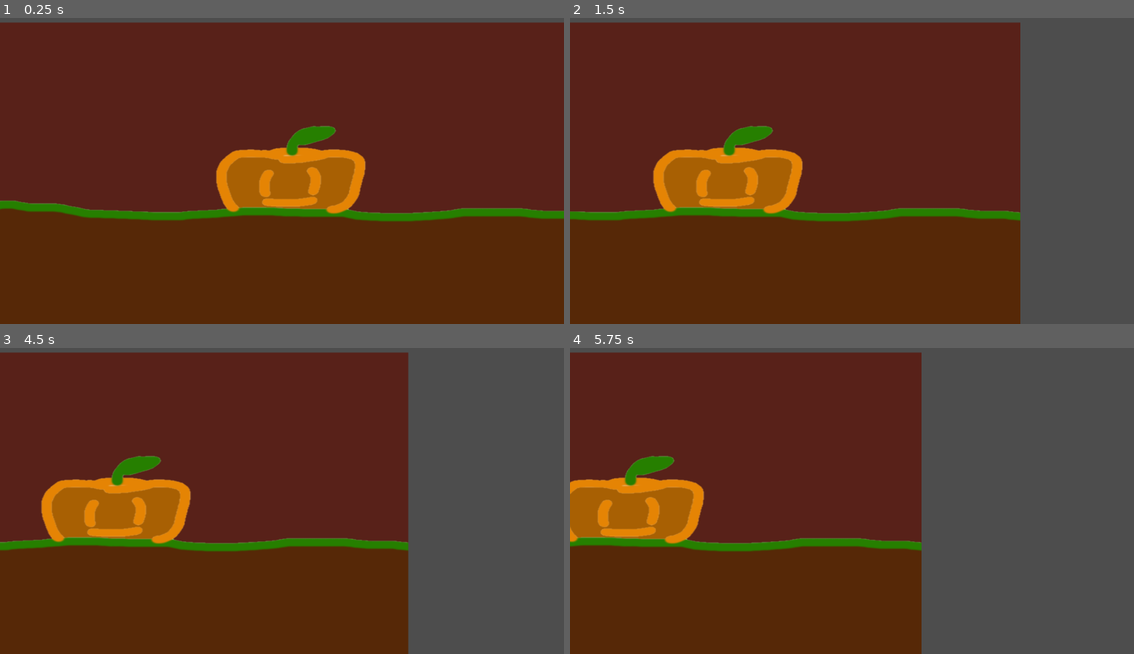
Above: before the commit, frames 1-4 (two rows, left to right).
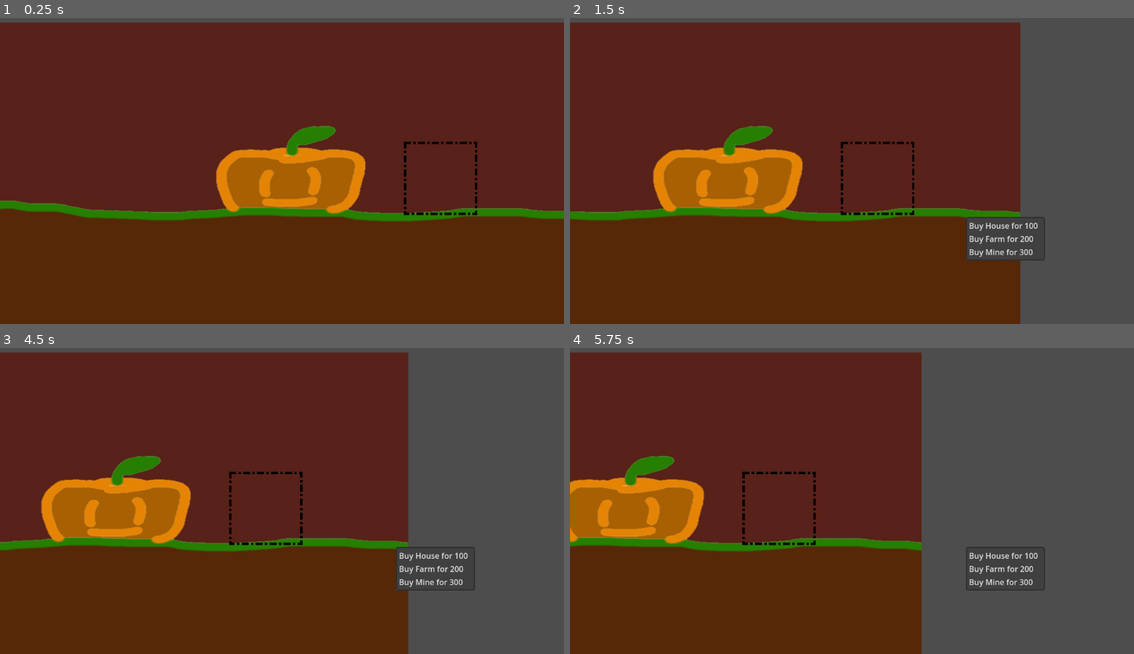
Above: after the commit, the same moments.

Repository: AncientEntity/LD56
Game: Godot game, scene res://Scenes/game_scene.tscn
Same seed, same stepped clock (60 frames per second), same inputs: the game is played once before the commit and once after it.
Inputs (mouse positions are in pixels of both pictures, inside the frame that each line leads up to):
- Up to frame 1 (0.25 s): no input
- Up to frame 2 (1.5 s): click (1009, 177) at 0.52 s; move the mouse to (976, 149) at 1.27 s
- Up to frame 3 (4.5 s): tap Enter at 2, 3.5 s; move the mouse to (169, 510) at 2.02 s; tap Space at 2.75, 4.25 s; move the mouse to (338, 427) at 2.77 s; move the mouse to (253, 559) at 3.52 s; move the mouse to (451, 543) at 4.27 s
- Up to frame 4 (5.75 s): move the mouse to (682, 448) at 5.02 s

The runs differ from the first frame. In frame 1, 0.3% of the frame differs, in the area x 71-85%, y 40-65%; in frame 2, 1.8%, in the area x 47-85%, y 40-80%; in frame 3, 1.0%; in frame 4, 0.8%.

Commit message:
test of menu buying done

Diff:
--- a/Scenes/buy_house_button.tscn
+++ /dev/null
@@ -1,25 +0,0 @@
-[gd_scene load_steps=3 format=3 uid="uid://bneo4n54isxre"]
-
-[ext_resource type="Texture2D" uid="uid://chxoc7drrwkuw" path="res://Assets/TempAssets/TempBuy.png" id="1_d6svk"]
-
-[sub_resource type="StyleBoxEmpty" id="StyleBoxEmpty_uddm4"]
-
-[node name="Button" type="Button"]
-offset_left = -178.0
-offset_top = -66.0
-offset_right = 177.0
-offset_bottom = 67.0
-theme_override_styles/normal = SubResource("StyleBoxEmpty_uddm4")
-icon = ExtResource("1_d6svk")
-
-[node name="Label" type="Label" parent="."]
-layout_mode = 0
-offset_top = 1.0
-offset_right = 354.0
-offset_bottom = 131.0
-theme_override_colors/font_color = Color(0.823529, 0.470588, 0, 1)
-theme_override_colors/font_shadow_color = Color(0, 0, 0, 1)
-theme_override_font_sizes/font_size = 23
-text = "Buy House:  $xxx"
-horizontal_alignment = 1
-vertical_alignment = 1
--- a/Scenes/game_scene.tscn
+++ b/Scenes/game_scene.tscn
@@ -2,7 +2,7 @@
 
 [ext_resource type="Texture2D" uid="uid://dtpg4qetk3ev1" path="res://Assets/TempAssets/SimpleBackground.png" id="1_q0eq7"]
 [ext_resource type="PackedScene" uid="uid://c85brqjbs6xhp" path="res://Scenes/camera_2d.tscn" id="2_x5va0"]
-[ext_resource type="PackedScene" uid="uid://dggdnjch355si" path="res://Scenes/shop.tscn" id="3_qyrbu"]
+[ext_resource type="PackedScene" uid="uid://5oos01fy60ou" path="res://Scenes/shop_menu.tscn" id="4_c5o3u"]
 
 [node name="GameScene" type="Node2D"]
 
@@ -14,9 +14,8 @@
 [node name="Camera2D" parent="." instance=ExtResource("2_x5va0")]
 position = Vector2(-11, -26)
 
-[node name="Shop" parent="." instance=ExtResource("3_qyrbu")]
-visible = false
-offset_left = -343.0
-offset_top = -114.0
-offset_right = -166.0
-offset_bottom = 63.0
+[node name="MenuButton" parent="." instance=ExtResource("4_c5o3u")]
+offset_left = 234.0
+offset_top = -79.0
+offset_right = 392.0
+offset_bottom = 79.0
--- a/Scenes/shop.tscn
+++ /dev/null
@@ -1,46 +0,0 @@
-[gd_scene load_steps=6 format=3 uid="uid://dggdnjch355si"]
-
-[ext_resource type="Script" path="res://Scripts/shop_button.gd" id="1_gpeqv"]
-[ext_resource type="Texture2D" uid="uid://qsbn5hsx1ae1" path="res://Assets/TempAssets/DashedShop.png" id="1_ng4hx"]
-[ext_resource type="PackedScene" uid="uid://bneo4n54isxre" path="res://Scenes/buy_house_button.tscn" id="3_tlt3s"]
-
-[sub_resource type="StyleBoxTexture" id="StyleBoxTexture_fg5lb"]
-texture = ExtResource("1_ng4hx")
-
-[sub_resource type="StyleBoxEmpty" id="StyleBoxEmpty_f0ilo"]
-
-[node name="Shop" type="Button"]
-offset_left = -216.0
-offset_top = -215.0
-offset_right = 209.0
-offset_bottom = 213.0
-scale = Vector2(0.991228, 1)
-theme_override_styles/hover = SubResource("StyleBoxTexture_fg5lb")
-theme_override_styles/normal = SubResource("StyleBoxEmpty_f0ilo")
-icon = ExtResource("1_ng4hx")
-expand_icon = true
-script = ExtResource("1_gpeqv")
-
-[node name="GridContainer" type="GridContainer" parent="."]
-layout_mode = 1
-anchors_preset = 5
-anchor_left = 0.5
-anchor_right = 0.5
-offset_left = -177.5
-offset_right = 177.5
-offset_bottom = 599.0
-grow_horizontal = 2
-theme_override_constants/v_separation = 20
-
-[node name="Button2" parent="GridContainer" instance=ExtResource("3_tlt3s")]
-layout_mode = 2
-
-[node name="Button3" parent="GridContainer" instance=ExtResource("3_tlt3s")]
-layout_mode = 2
-
-[node name="Button" parent="GridContainer" instance=ExtResource("3_tlt3s")]
-layout_mode = 2
-
-[connection signal="button_down" from="." to="." method="_on_button_down"]
-[connection signal="button_up" from="." to="." method="_on_button_up"]
-[connection signal="pressed" from="." to="." method="_on_pressed"]
--- /dev/null
+++ b/Scenes/shop_menu.tscn
@@ -0,0 +1,13 @@
+[gd_scene load_steps=3 format=3 uid="uid://5oos01fy60ou"]
+
+[ext_resource type="Texture2D" uid="uid://qsbn5hsx1ae1" path="res://Assets/TempAssets/DashedShop.png" id="1_s8lq4"]
+[ext_resource type="Script" path="res://Scripts/shop_menu.gd" id="2_edrwi"]
+
+[node name="MenuButton" type="MenuButton"]
+offset_left = -8.0
+offset_top = -8.0
+offset_right = 8.0
+offset_bottom = 8.0
+icon = ExtResource("1_s8lq4")
+expand_icon = true
+script = ExtResource("2_edrwi")
--- a/Scripts/shop_button.gd
+++ /dev/null
@@ -1,11 +0,0 @@
-extends Button
-
-
-# Called every frame. 'delta' is the elapsed time since the previous frame.
-func _process(delta: float) -> void:
-	pass
-
-
-func _on_pressed() -> void:
-	print("Shop was opened")
-	pass # Replace with function body.
--- /dev/null
+++ b/Scripts/shop_menu.gd
@@ -0,0 +1,44 @@
+extends MenuButton
+
+#Menu holder
+var popup_menu
+
+#Id { key : text, key : price }
+var items = {
+	1: {"text": "Buy House", "price": 100},
+	2: {"text": "Buy Farm", "price": 200},
+	3: {"text": "Buy Mine", "price": 300},
+}
+
+func _ready() -> void:
+	popup_menu = self.get_popup()
+
+	#adding all items into popup menu
+	for id in items.keys():
+		popup_menu.add_item("%s for %d" % [items[id]["text"], items[id]["price"]], id)
+
+	#estabilishing what to do when item is selected
+	popup_menu.id_pressed.connect(on_item_selected)
+
+func update_items():
+	#Update prices by getting prices from their own respectfivly not going to be handled like this
+	#THIS IS JUST TEST VALUES
+	items[1]["price"] += 200
+	items[2]["price"] += 200
+	items[3]["price"] += 200
+
+	#Update all items text
+	for id in items.keys():
+		popup_menu.set_item_text(id-1, "%s for %d" % [items[id]["text"], items[id]["price"]])
+
+# Function to handle item selection
+func on_item_selected(id):
+	var item_text = self.get_popup().get_item_text(id-1)
+	match id:
+		1 :
+			print("Tried to %s"%[item_text])
+		2 :
+			print("Tried to %s"%[item_text])
+		3 :
+			print("Tried to %s"%[item_text])
+	update_items()
